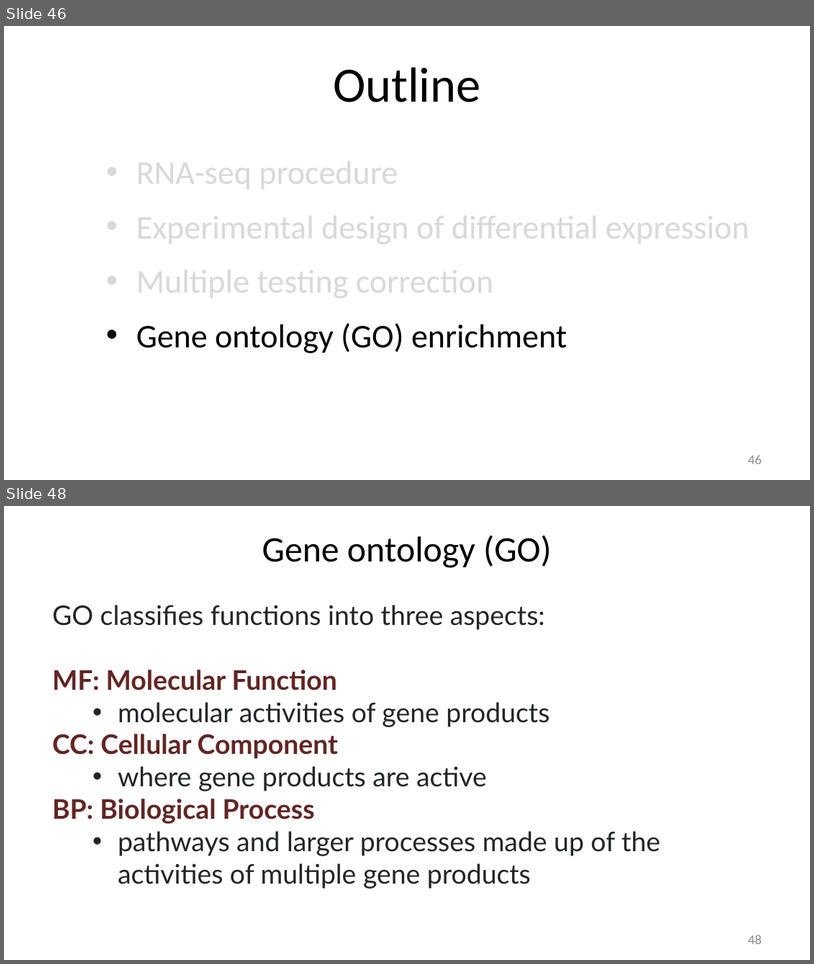
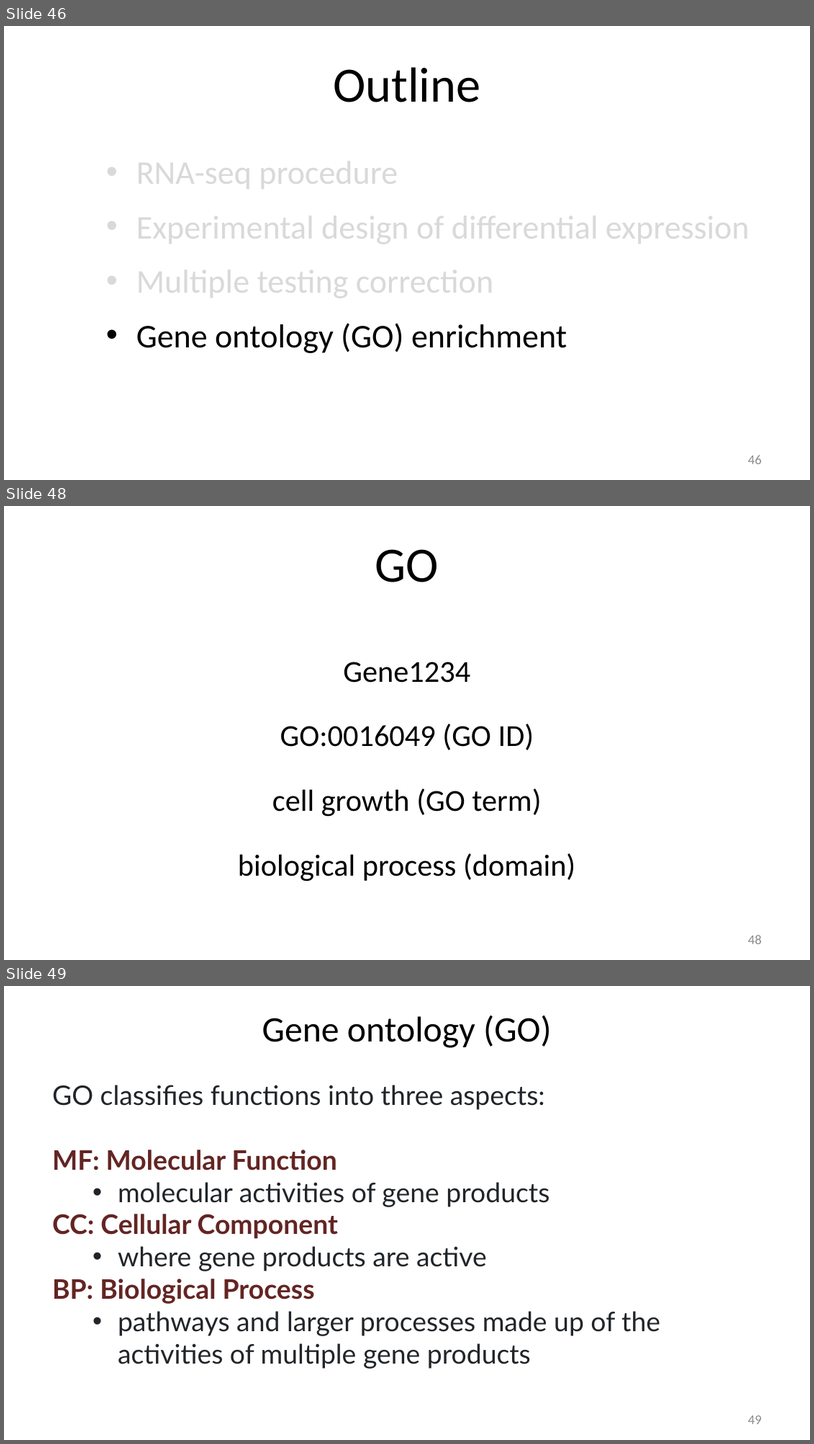
Before and after one commit to liu3zhenlab/teaching, a slide deck: RNA-Seq-Workshop/2026/lectures/IGF26_RNA-seq.pptx. Shown one above the other, each under a label of ours: slides 46 and 48 before the commit, slides 46, 48 and 49 after it; the slides between them are not shown. The pictures are 814x964 and 814x1444 pixels, drawn with LibreOffice and Linux fonts; fonts in the diff are those of the drawing. Boxes give left, top, right and bottom in pixels: in the first picture for what was removed or moved away, otherwise in the second. Text is boxed around its words. In the diff, an @@ line names an element or a change of style, - is before the commit and + after.

```diff
--- a/RNA-Seq-Workshop/2026/lectures/IGF26_RNA-seq.pptx
+++ b/RNA-Seq-Workshop/2026/lectures/IGF26_RNA-seq.pptx
@@ slide 48 added at (4,506,810,960), background #FFFFFF @@
@@ title added at (376,549,439,582), 44 pt, text #000000 @@
+GO
@@ text added at (238,662,576,881), 27.2 pt, text #000000 @@
+Gene1234
+GO:0016049 (GO ID)
+cell growth (GO term)
+biological process (domain)
@@ page number added at (748,934,762,944), 12 pt, text #8C8C8C @@
+48
@@ what was slide 48 is now slide 49 @@
@@ page number at (748,1415,762,1424): text changed @@
-48
+49
```
Also in this commit, not shown: 3 slides changed.
